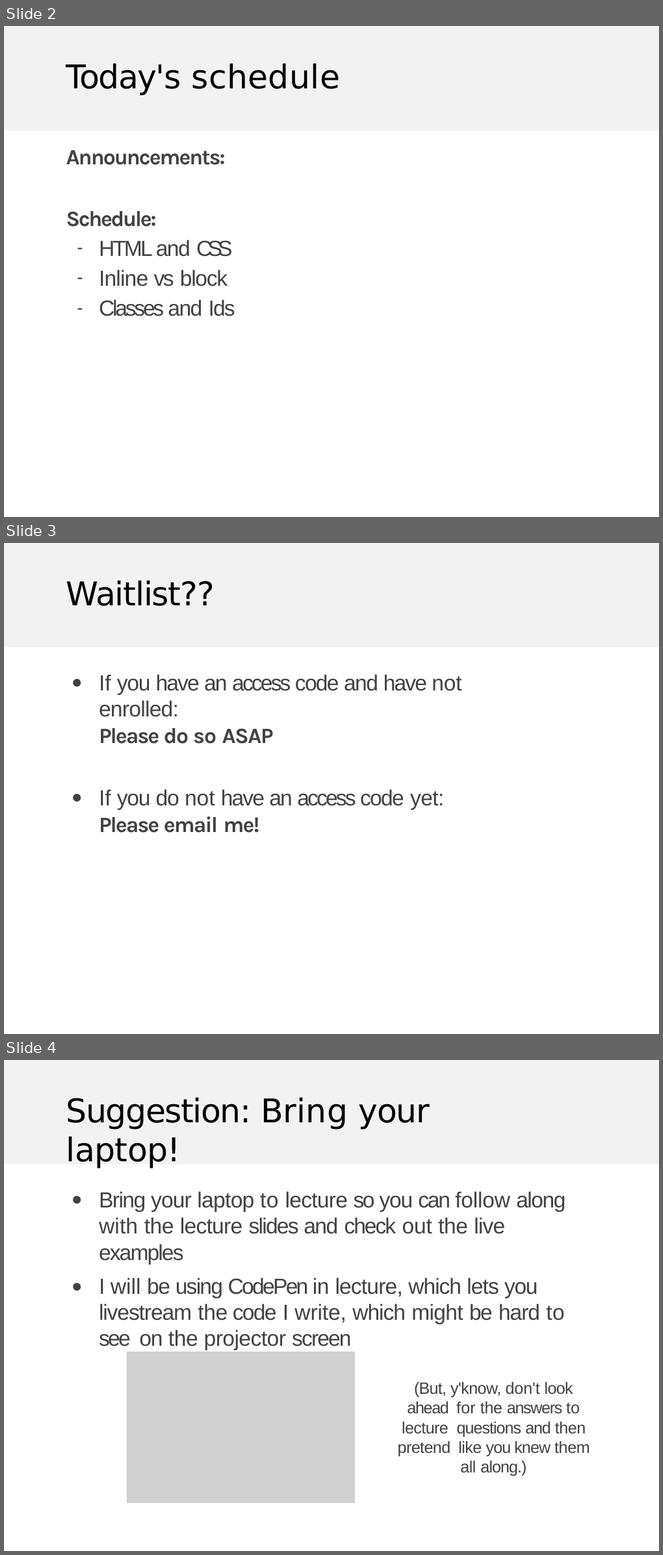
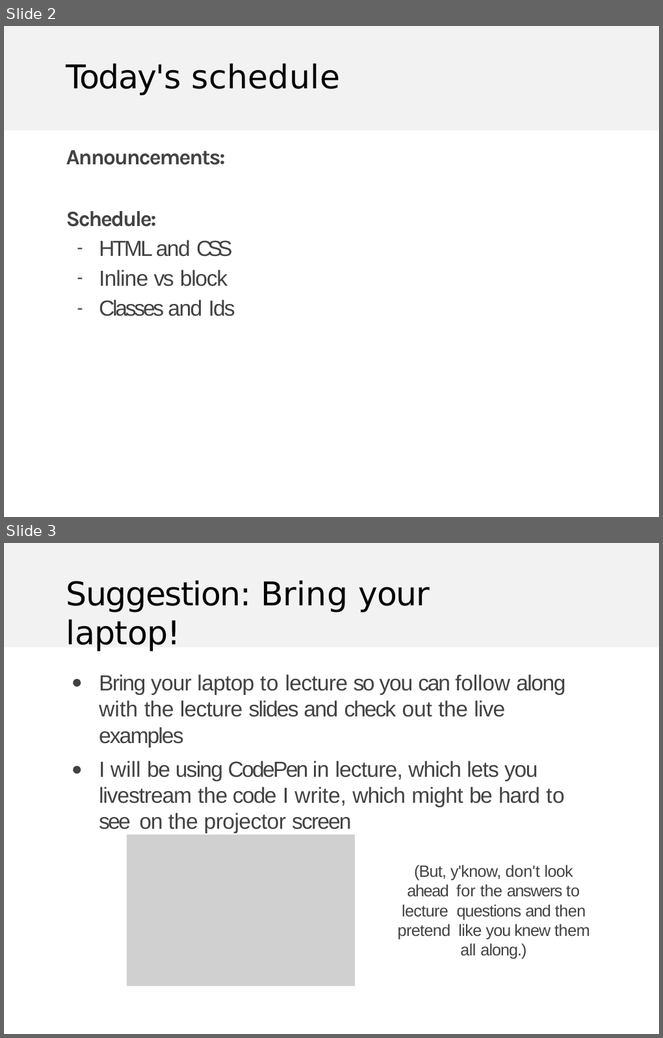
Before and after one commit to Creativity-Group-Gh/CG-UENR-19-Website, a slide deck: public/lectures/lecture02-converted.pptx. Shown one above the other, each under a label of ours: slides 2, 3 and 4 before the commit, slides 2 and 3 after it. The pictures are 663x1555 and 663x1038 pixels, drawn with LibreOffice and Linux fonts; fonts in the diff are those of the drawing; grey boxes stand for pictures. Boxes give left, top, right and bottom in pixels: in the first picture for what was removed or moved away, otherwise in the second. Text is boxed around its words. In the diff, an @@ line names an element or a change of style, - is before the commit and + after.

```diff
--- a/public/lectures/lecture02-converted.pptx
+++ b/public/lectures/lecture02-converted.pptx
@@ slide 3 removed at (4,543,659,1034), background #FFFFFF; not listed: 1 template element that a slide beside it also shows @@
@@ title removed at (66,580,215,606) @@
-Waitlist??
@@ text removed at (99,674,462,833) @@
-● If you have an access code and have not enrolled:
-Please do so ASAP
-● If you do not have an access code yet:
-Please email me!
@@ what was slide 4 is now slide 3 @@
```
Also in this commit, not shown: 10 other files.
